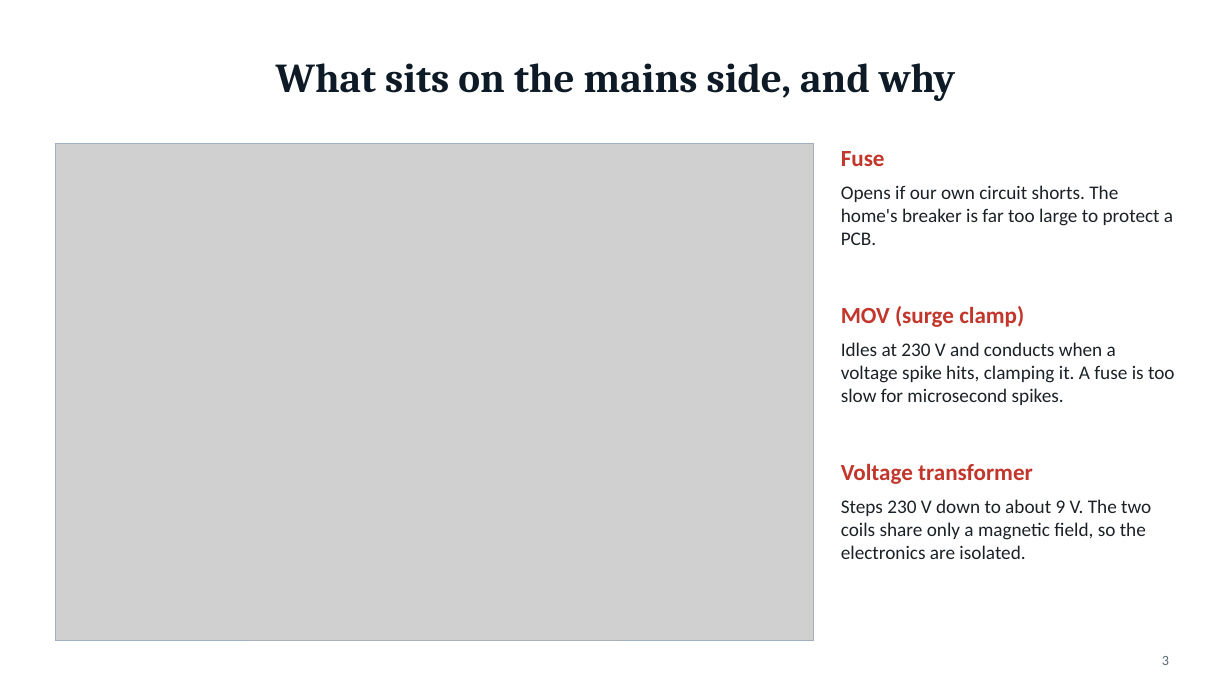
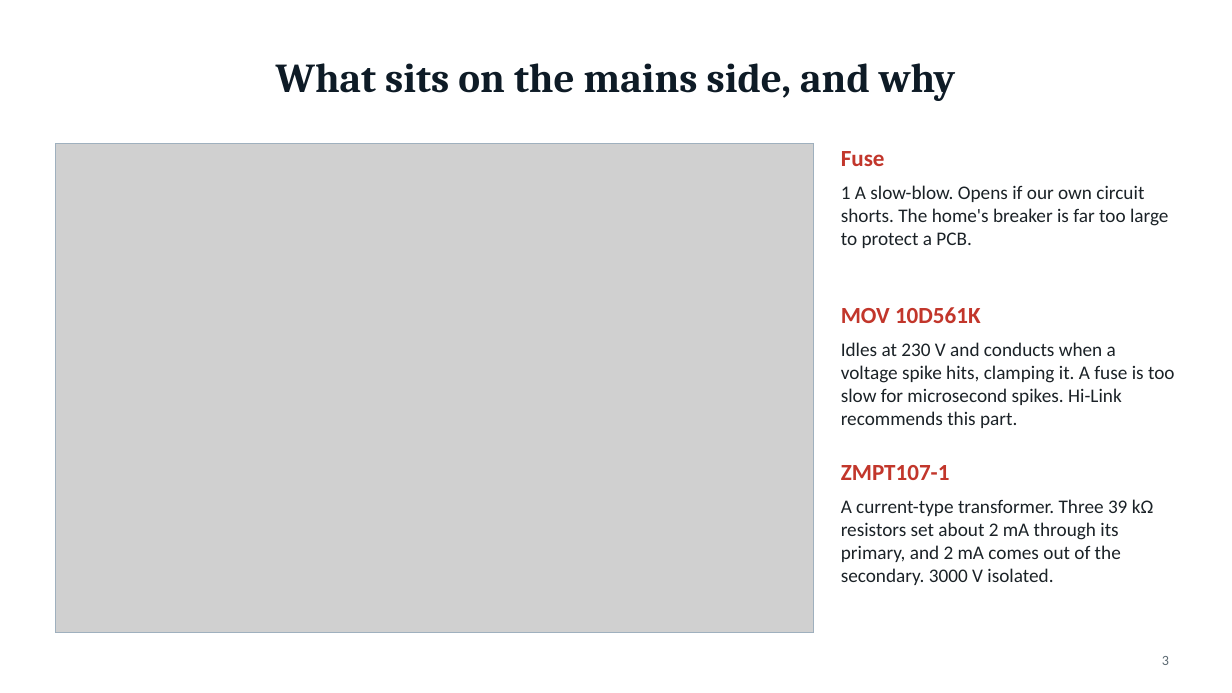
Before and after one commit to PowerWorksLab/PowerLenz, a slide deck: slide 3 of documentation/presentations/powerlenz-front-end.pptx. Drawn at 1232x693 pixels with LibreOffice and Linux fonts; fonts in the diff are those of the drawing; grey boxes stand for pictures. Boxes give left, top, right and bottom in pixels: in the first picture for what was removed or moved away, otherwise in the second. Text is boxed around its words. In the diff, an @@ line names an element or a change of style, - is before the commit and + after.

```diff
--- a/documentation/presentations/powerlenz-front-end.pptx
+++ b/documentation/presentations/powerlenz-front-end.pptx
@@ picture: place and size @@
-picture at [55,143,813,640]
+picture at [55,143,813,633]
@@ rectangle: place and size @@
-rectangle at [55,143,813,640]
+rectangle at [55,143,813,633]
@@ text at [841,185,1169,248]: text changed @@
-Opens if our own circuit shorts. The home's breaker is far too large to protect a PCB.
+1 A slow-blow. Opens if our own circuit shorts. The home's breaker is far too large to protect a PCB.
@@ text at [841,307,981,323]: text changed @@
-MOV (surge clamp)
+MOV 10D561K
@@ text at [841,342,1175,428]: text changed @@
-Idles at 230 V and conducts when a voltage spike hits, clamping it. A fuse is too slow for microsecond spikes.
+Idles at 230 V and conducts when a voltage spike hits, clamping it. A fuse is too slow for microsecond spikes. Hi-Link recommends this part.
@@ text at [841,465,950,480]: text changed @@
-Voltage transformer
+ZMPT107-1
@@ text at [841,499,1154,585]: text changed @@
-Steps 230 V down to about 9 V. The two coils share only a magnetic field, so the electronics are isolated.
+A current-type transformer. Three 39 kΩ resistors set about 2 mA through its primary, and 2 mA comes out of the secondary. 3000 V isolated.
```
Also in this commit, not shown: 9 other slides changed, 6 slides added, 2 slides removed, 16 other files.
